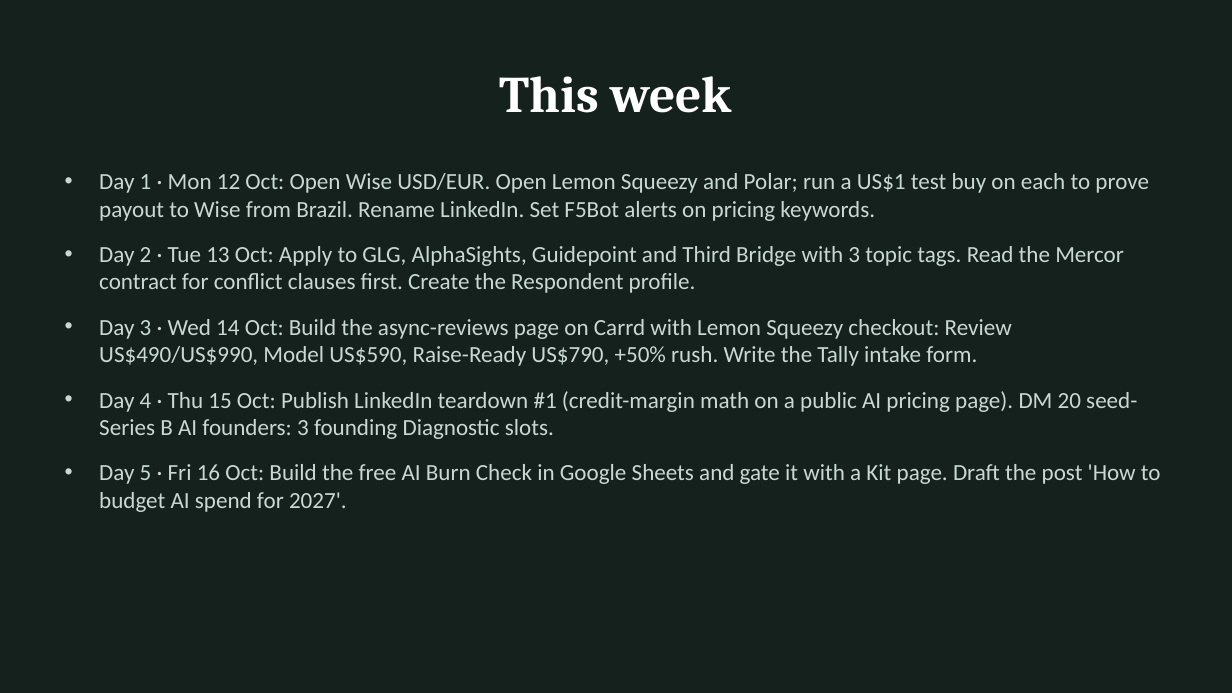
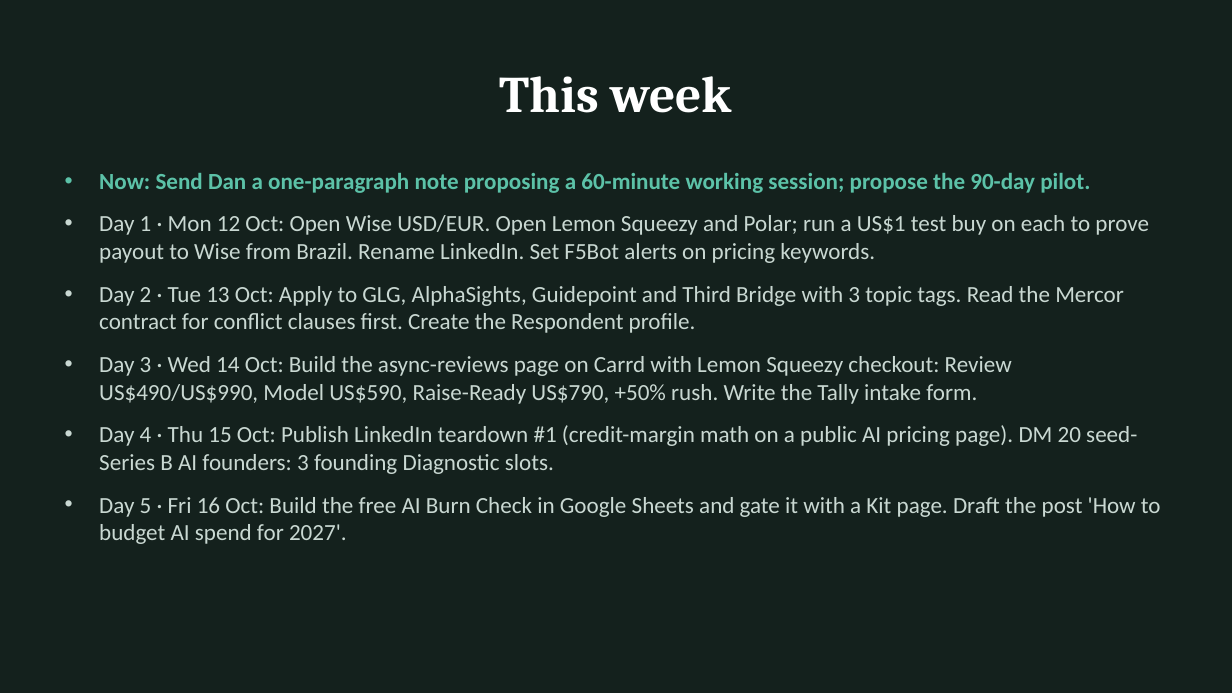
Before and after one commit to algarcalebe-web/legendary-bassoon, a slide deck: slide 33 of research/Calebe_Revenue_Stack_Plan.pptx (slide 31 before the commit). Drawn at 1232x693 pixels with LibreOffice and Linux fonts; fonts in the diff are those of the drawing. Boxes give left, top, right and bottom in pixels: in the first picture for what was removed or moved away, otherwise in the second. Text is boxed around its words. In the diff, an @@ line names an element or a change of style, - is before the commit and + after.

```diff
--- a/research/Calebe_Revenue_Stack_Plan.pptx
+++ b/research/Calebe_Revenue_Stack_Plan.pptx
@@ text at (x1=99, y1=173, x2=1090, y2=193): paragraph added @@
+• Now: Send Dan a one-paragraph note proposing a 60-minute working session; propose the 90-day pilot.
@@ text at (x1=99, y1=215, x2=1161, y2=544): less space between paragraphs @@
```
Also in this commit, not shown: 2 slides added, 4 other files.
